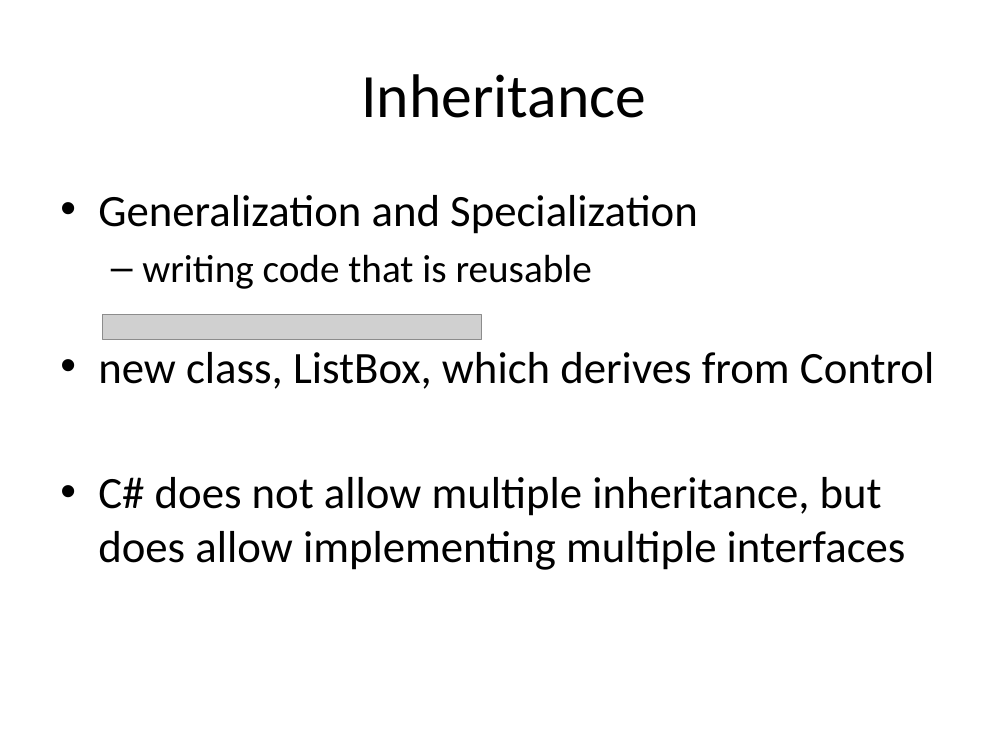
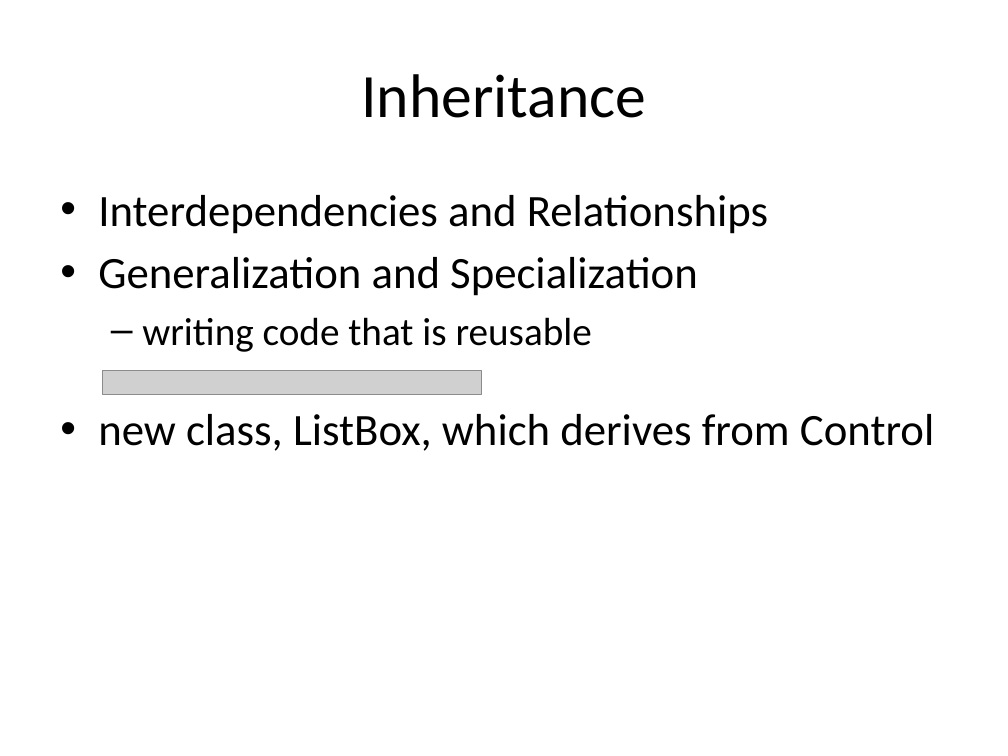
Before and after one commit to isurup/kalle-martin-group, a slide deck: slide 2 of OOPExam/02 Inheritance and Polymorphism.pptx. Drawn at 1008x756 pixels with LibreOffice and Linux fonts; fonts in the diff are those of the drawing; grey boxes stand for pictures. Boxes give left, top, right and bottom in pixels: in the first picture for what was removed or moved away, otherwise in the second. Text is boxed around its words. In the diff, an @@ line names an element or a change of style, - is before the commit and + after.

```diff
--- a/OOPExam/02 Inheritance and Polymorphism.pptx
+++ b/OOPExam/02 Inheritance and Polymorphism.pptx
@@ text at (x1=98, y1=195, x2=768, y2=234): paragraph added @@
+• Interdependencies and Relationships
@@ picture moved from (x1=103, y1=314, x2=482, y2=339) to (x1=103, y1=370, x2=482, y2=394) @@
@@ text at (x1=98, y1=477, x2=906, y2=570): paragraph removed @@
-• C# does not allow multiple inheritance, but does allow implementing multiple interfaces
```
Also in this commit, not shown: 3 other slides changed.
